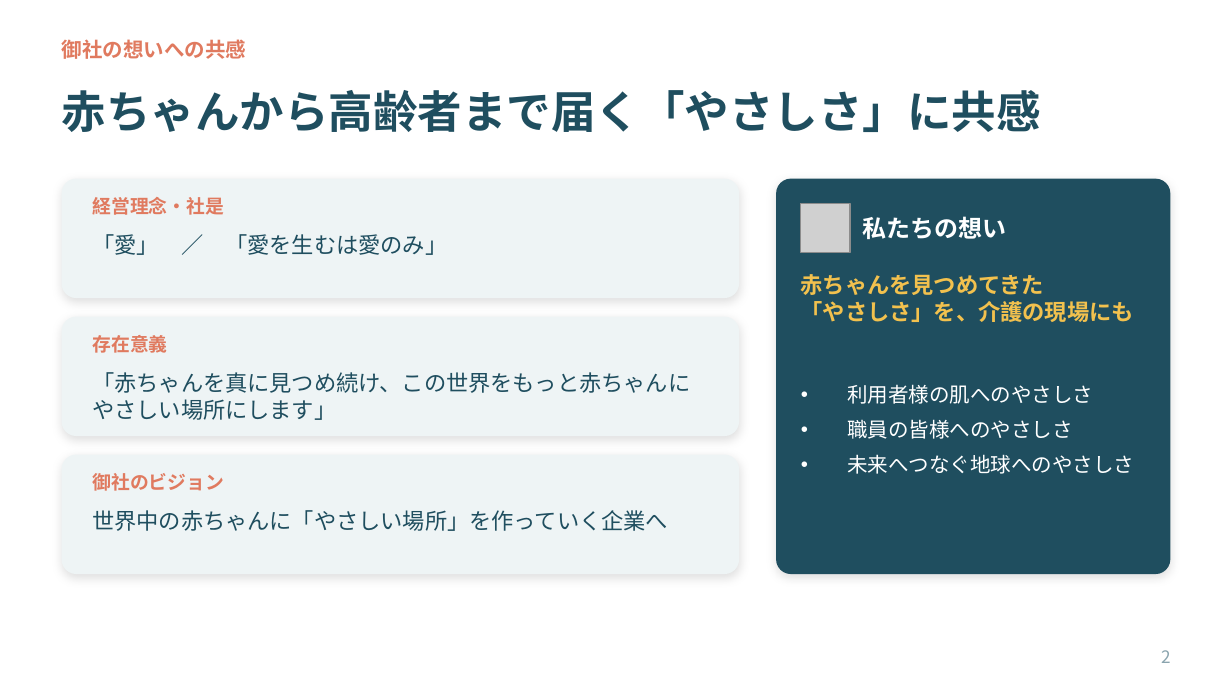
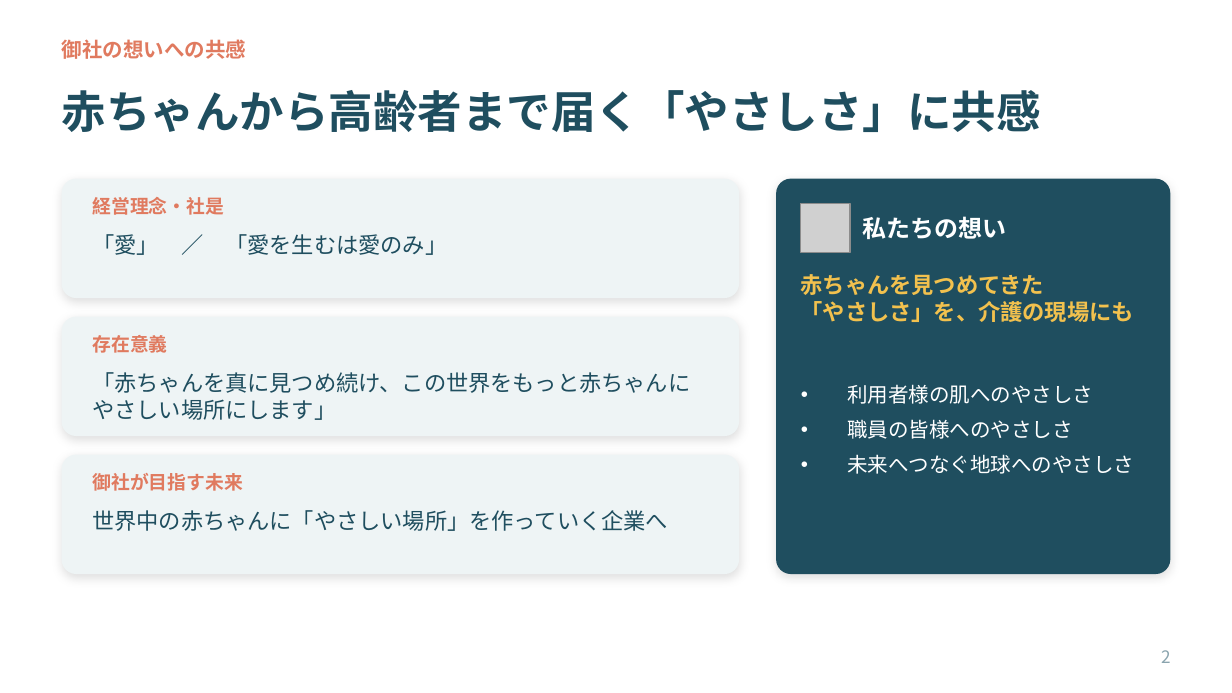
Before and after one commit to ha19870907-a11y/turbo-disco, a slide deck: slide 2 of tissue_sales_roleplay.pptx. Drawn at 1232x693 pixels with LibreOffice and Linux fonts; fonts in the diff are those of the drawing; grey boxes stand for pictures. Boxes give left, top, right and bottom in pixels: in the first picture for what was removed or moved away, otherwise in the second. Text is boxed around its words. In the diff, an @@ line names an element or a change of style, - is before the commit and + after.

```diff
--- a/tissue_sales_roleplay.pptx
+++ b/tissue_sales_roleplay.pptx
@@ text at [92, 473, 243, 491]: text changed @@
-御社のビジョン
+御社が目指す未来
```
Also in this commit, not shown: 2 other slides changed.
